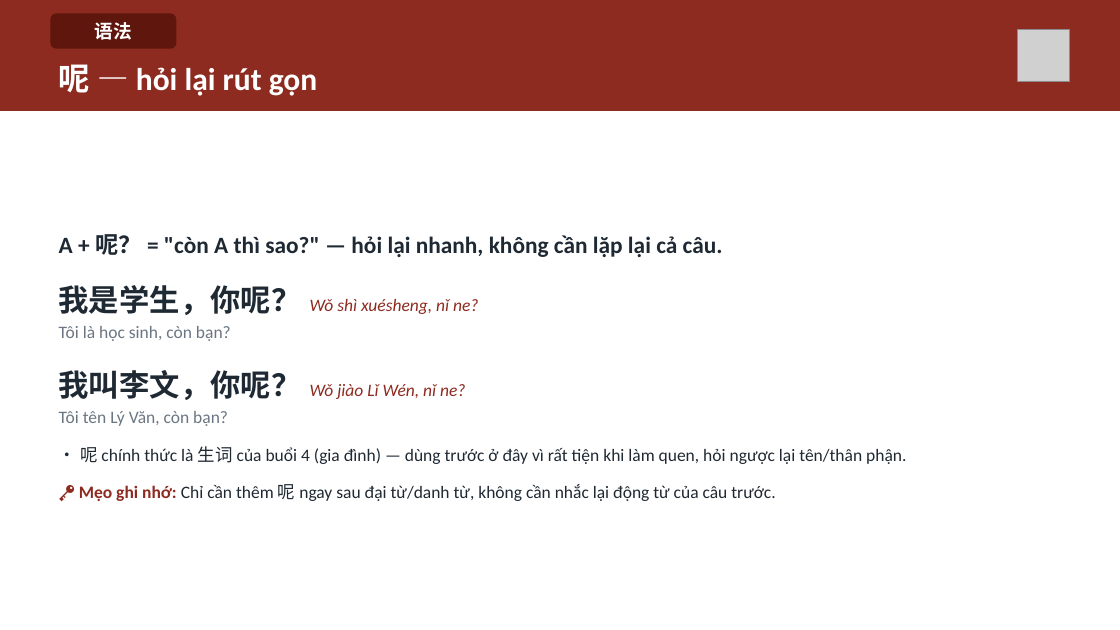
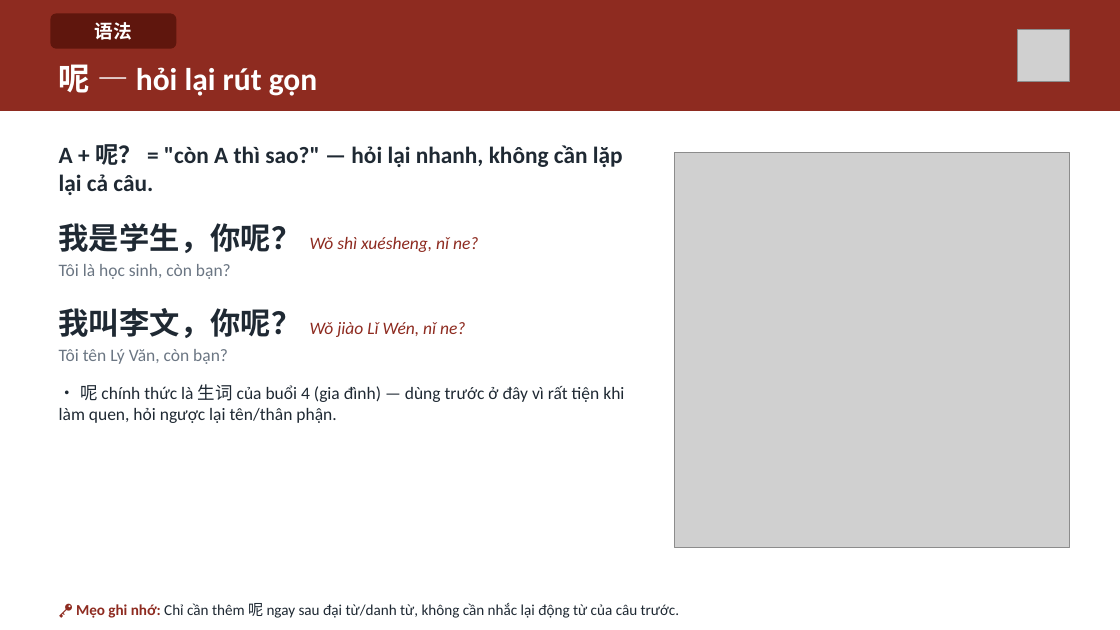
Before and after one commit to HuyenNguyen911/chinese-learning-os, a slide deck: slide 11 of output/hsk1/buoi02_chaohoi_lamquen/slide/Buoi-02-Chaohoi-Lamquen.pptx (slide 9 before the commit). Drawn at 1120x630 pixels with LibreOffice and Linux fonts; fonts in the diff are those of the drawing; grey boxes stand for pictures. Boxes give left, top, right and bottom in pixels: in the first picture for what was removed or moved away, otherwise in the second. Text is boxed around its words. In the diff, an @@ line names an element or a change of style, - is before the commit and + after.

```diff
--- a/output/hsk1/buoi02_chaohoi_lamquen/slide/Buoi-02-Chaohoi-Lamquen.pptx
+++ b/output/hsk1/buoi02_chaohoi_lamquen/slide/Buoi-02-Chaohoi-Lamquen.pptx
@@ text "A + 呢？ = "còn ..." at box(59, 144, 624, 423): vertical alignment middle to top @@
@@ picture added at box(675, 153, 1070, 548) @@
@@ text at box(79, 484, 775, 501): paragraph removed @@
-🔑 Mẹo ghi nhớ: Chỉ cần thêm 呢 ngay sau đại từ/danh từ, không cần nhắc lại động từ của câu trước.
@@ text added at box(76, 603, 679, 618), 13 pt, text #1F2933 @@
+🔑 Mẹo ghi nhớ: Chỉ cần thêm 呢 ngay sau đại từ/danh từ, không cần nhắc lại động từ của câu trước.
```
Also in this commit, not shown: 14 other slides changed, 4 slides added, 3 slides removed, 44 other files.
